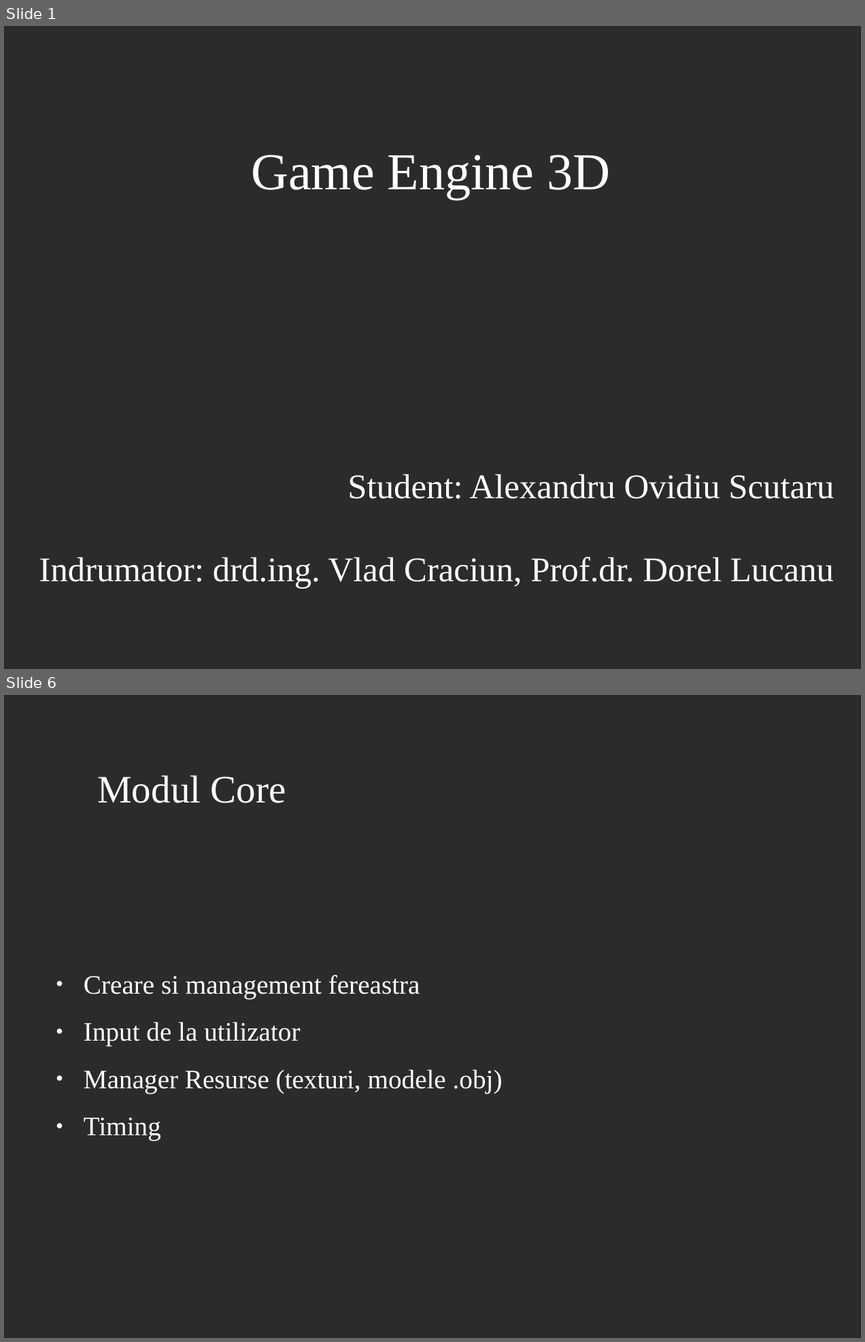
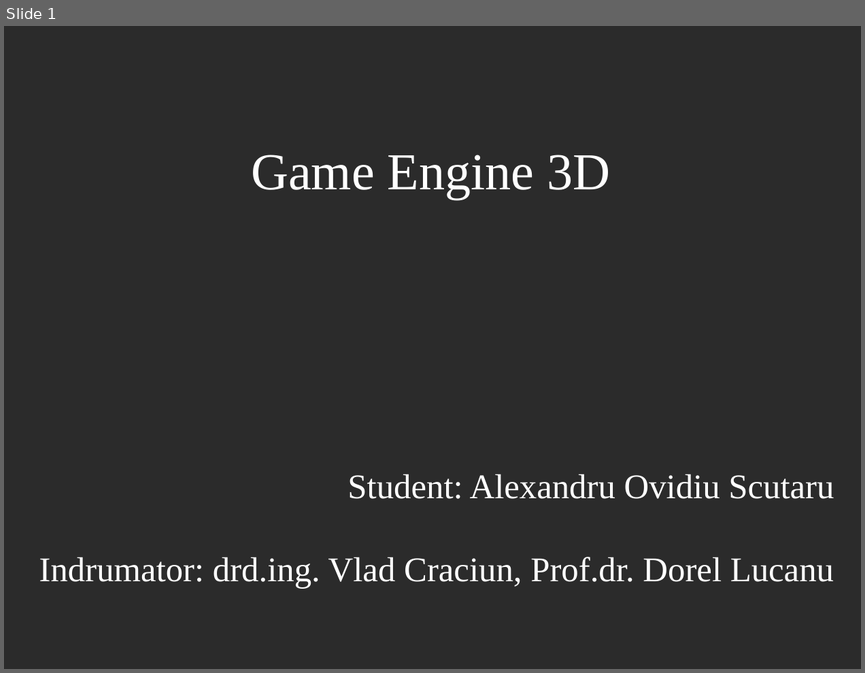
Before and after one commit to AlexandruScutaru/Licenta2019AlexandruOvidiuScutaru, a slide deck: GameEngine3D_prezentare.odp. Shown one above the other, each under a label of ours: slides 1 and 6 before the commit, slide 1 after it; the slides between them are not shown. The pictures are 865x1342 and 865x673 pixels, drawn with LibreOffice and Linux fonts; fonts in the diff are those of the drawing; background and template pictures are left out; a plain dark background stands for a picture behind light text. Boxes give left, top, right and bottom in pixels: in the first picture for what was removed or moved away, otherwise in the second. Text is boxed around its words. In the diff, an @@ line names an element or a change of style, - is before the commit and + after.

```diff
--- a/GameEngine3D_prezentare.odp
+++ b/GameEngine3D_prezentare.odp
@@ slide 6 removed at [4,695,861,1338], background picture (left out) @@
@@ title removed at [97,775,286,803] @@
-Modul Core
@@ text removed at [84,974,502,1140] @@
-● Creare si management fereastra
-● Input de la utilizator
-● Manager Resurse (texturi, modele .obj)
-● Timing
```
Also in this commit, not shown: 4 slides changed, 12 slides added, 21 other slides removed.
